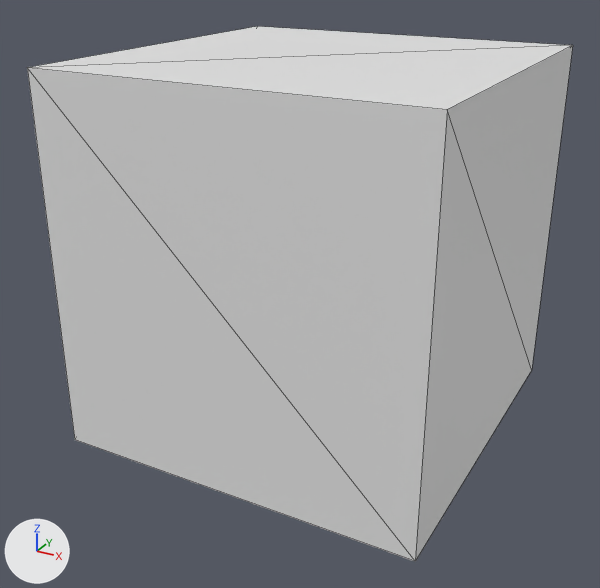
Renders of the glTF model Resources/Models/Box1x1/Box1x1.gltf from each side of a commit.
The view is the same before and after, from a 50 mm lens placed at (0.978, -1.901, 0.788), pointed at (-0.026, -0.076, -0.124). The axes (+X, +Y, +Z) are drawn at lower left. The lights are the same throughout. Mesh edges are drawn as thin lines. Vertices at the same position are counted once.
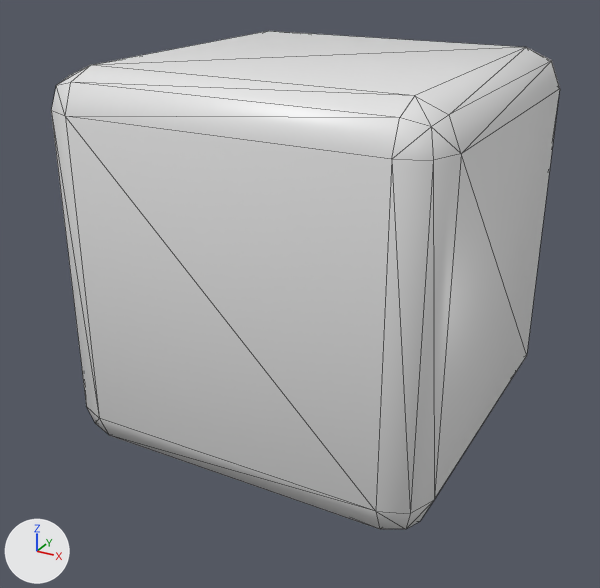
Location of each change, [x1, y1, x2, y2] in pixels of the pictures (600 x 588 px):
'Cube', reshaped, rescaled (7% narrower, 7% shorter): before [27, 26, 573, 561]; after [51, 31, 560, 529]
part 1 of me_cube, built on: before [27, 26, 573, 561]; after [51, 31, 560, 529]

What changed in the scene script:
```text
Change me_cube:
    used by ob_cube; location = (0.0, 0.0, 0.0); scale = (0.5, 0.5, 0.5)
    remove me_cube.from_pydata(...)  # 8 vertices, 12 faces; spans x -1.0..1.0, y -1.0..1.0, z -1.0..1.0
    add me_cube.from_pydata(...)  # 56 vertices, 108 faces; spans x -0.5..0.5, y -0.5..0.5, z -0.5..0.5
    me_cube part 1: the whole mesh is rebuilt
    me_cube part 2: the surface is now shaded smooth
Change ob_cube:
    ob_cube.scale: (0.5, 0.5, 0.5) -> (1.0, 1.0, 1.0)
```
